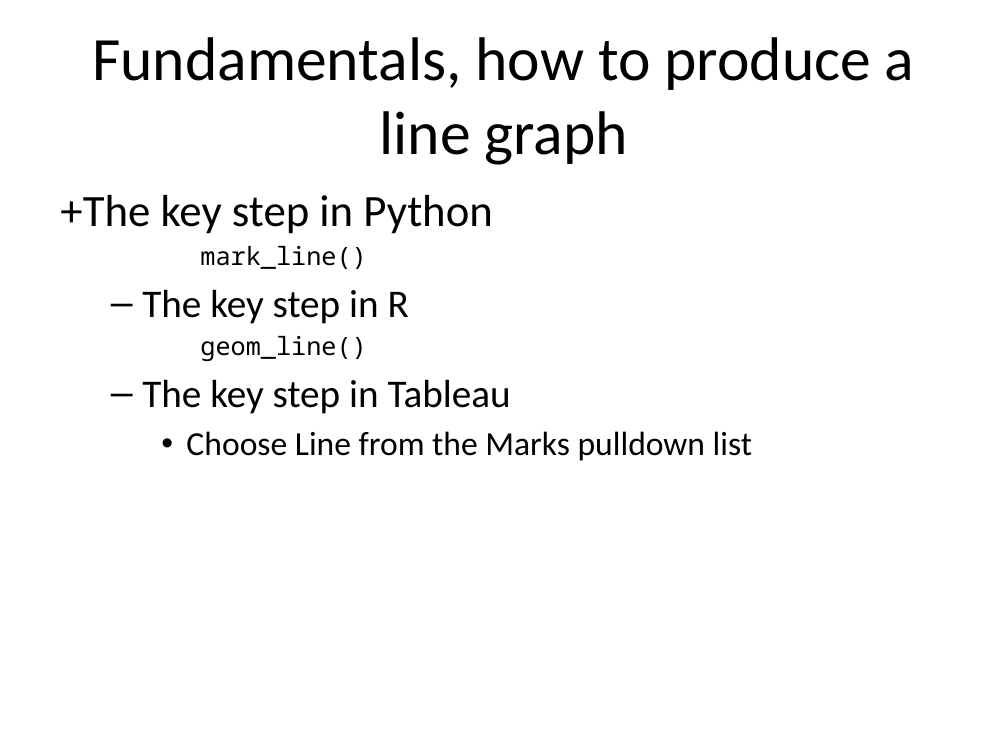
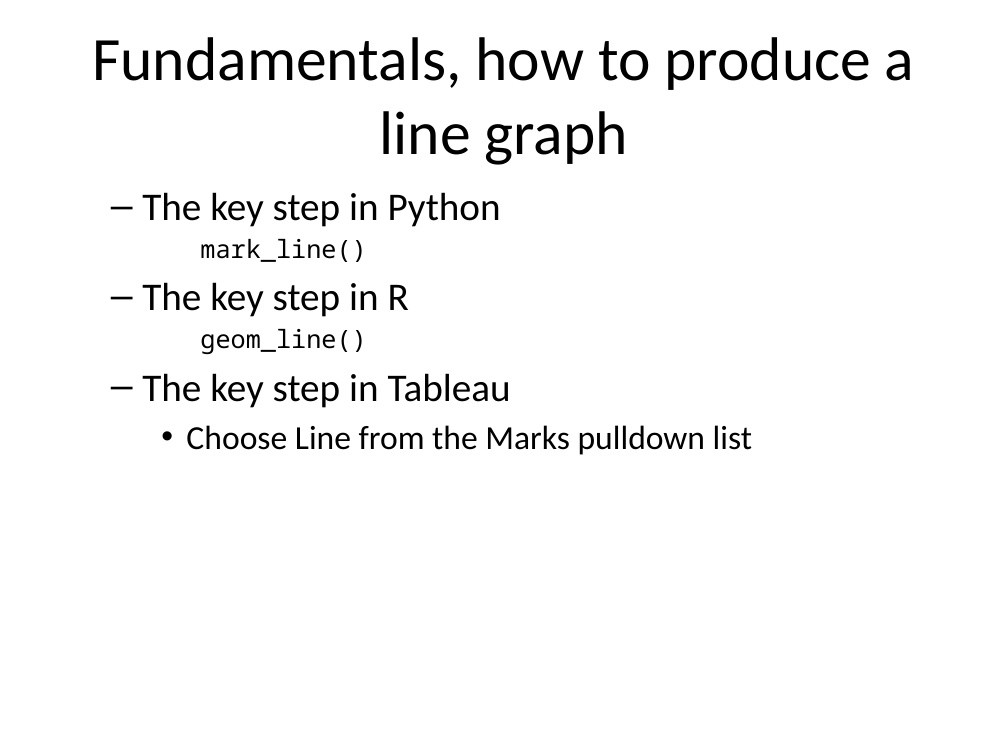
Before and after one commit to pmean/data-visualization, a slide deck: slide 27 of data-viz-03/src/complete-lecture-linegraphs.pptx. Drawn at 1008x756 pixels with LibreOffice and Linux fonts; fonts in the diff are those of the drawing. Boxes give left, top, right and bottom in pixels: in the first picture for what was removed or moved away, otherwise in the second. Text is boxed around its words. In the diff, an @@ line names an element or a change of style, - is before the commit and + after.

```diff
--- a/data-viz-03/src/complete-lecture-linegraphs.pptx
+++ b/data-viz-03/src/complete-lecture-linegraphs.pptx
@@ text at (142, 192, 501, 227): text changed; size 32 to 28 pt @@
-+The key step in Python
+  – The key step in Python
```
Also in this commit, not shown: 8 other slides changed, 20 slides added, 5 slides removed, 7 other files.
